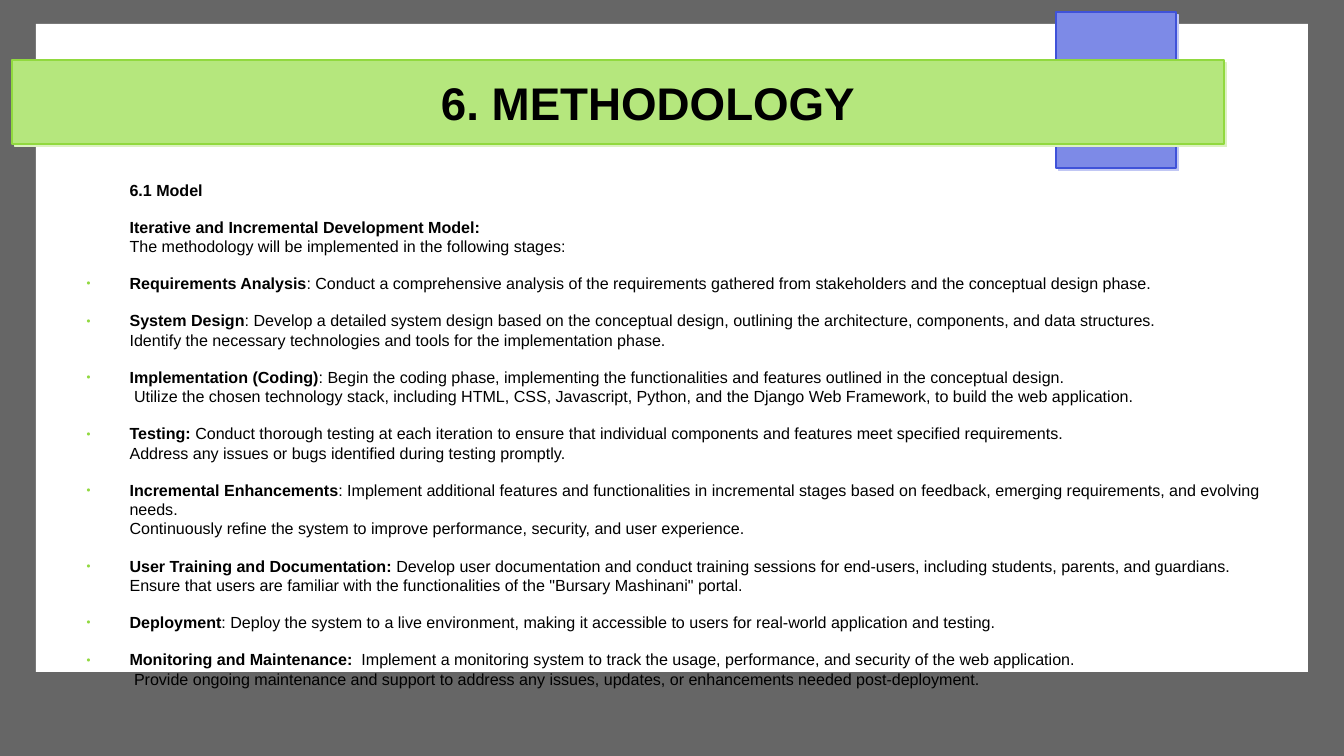
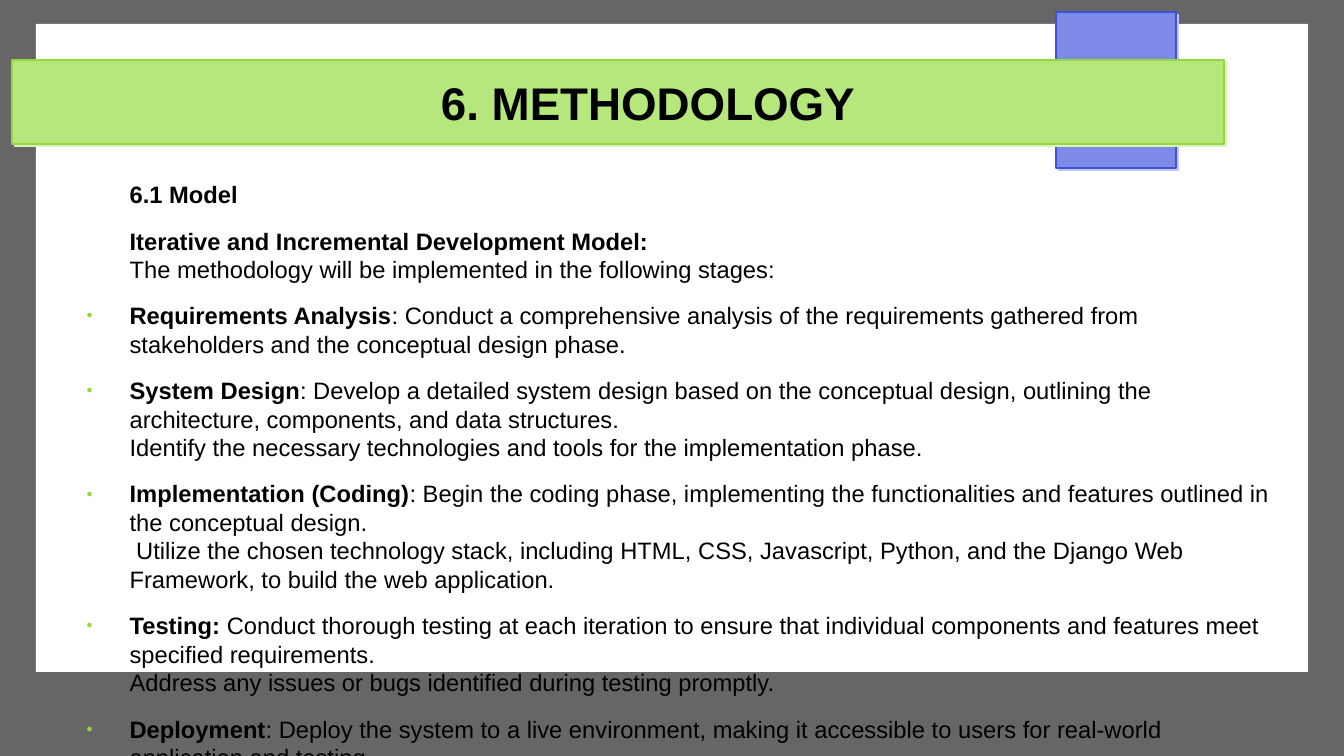
Before and after one commit to Michael-Otieno-Kasuku/Mashinani, a slide deck: slide 25 of docs/proposal/mashinani.odp. Drawn at 1344x756 pixels with LibreOffice and Linux fonts; fonts in the diff are those of the drawing. Boxes give left, top, right and bottom in pixels: in the first picture for what was removed or moved away, otherwise in the second. Text is boxed around its words. In the diff, an @@ line names an element or a change of style, - is before the commit and + after.

```diff
--- a/docs/proposal/mashinani.odp
+++ b/docs/proposal/mashinani.odp
@@ text "6.1 Model" at <box>130,185,1268,743</box>: size 9.5 to 14 pt @@
@@ text at <box>130,484,1259,595</box>: paragraphs removed @@
-● Incremental Enhancements: Implement additional features and functionalities in incremental stages based on feedback, emerging requirements, and evolving needs.
-  Continuously refine the system to improve performance, security, and user experience.
-● User Training and Documentation: Develop user documentation and conduct training sessions for end-users, including students, parents, and guardians.
-  Ensure that users are familiar with the functionalities of the "Bursary Mashinani" portal.
@@ text at <box>130,653,1074,669</box>: paragraph removed @@
-● Monitoring and Maintenance: Implement a monitoring system to track the usage, performance, and security of the web application.
-  Provide ongoing maintenance and support to address any issues, updates, or enhancements needed post-deployment.
```
Also in this commit, not shown: 7 other slides changed, 1 other file.
